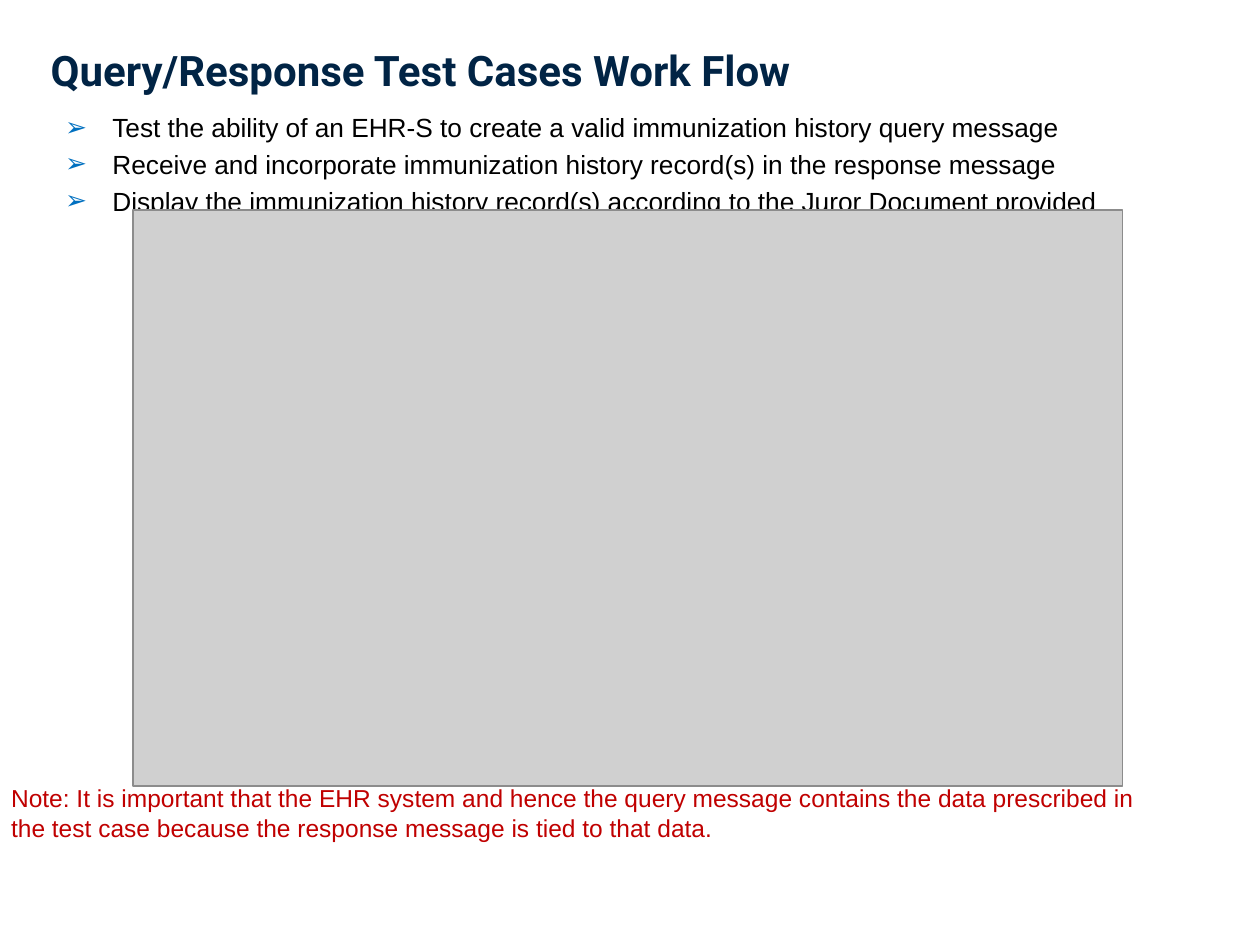
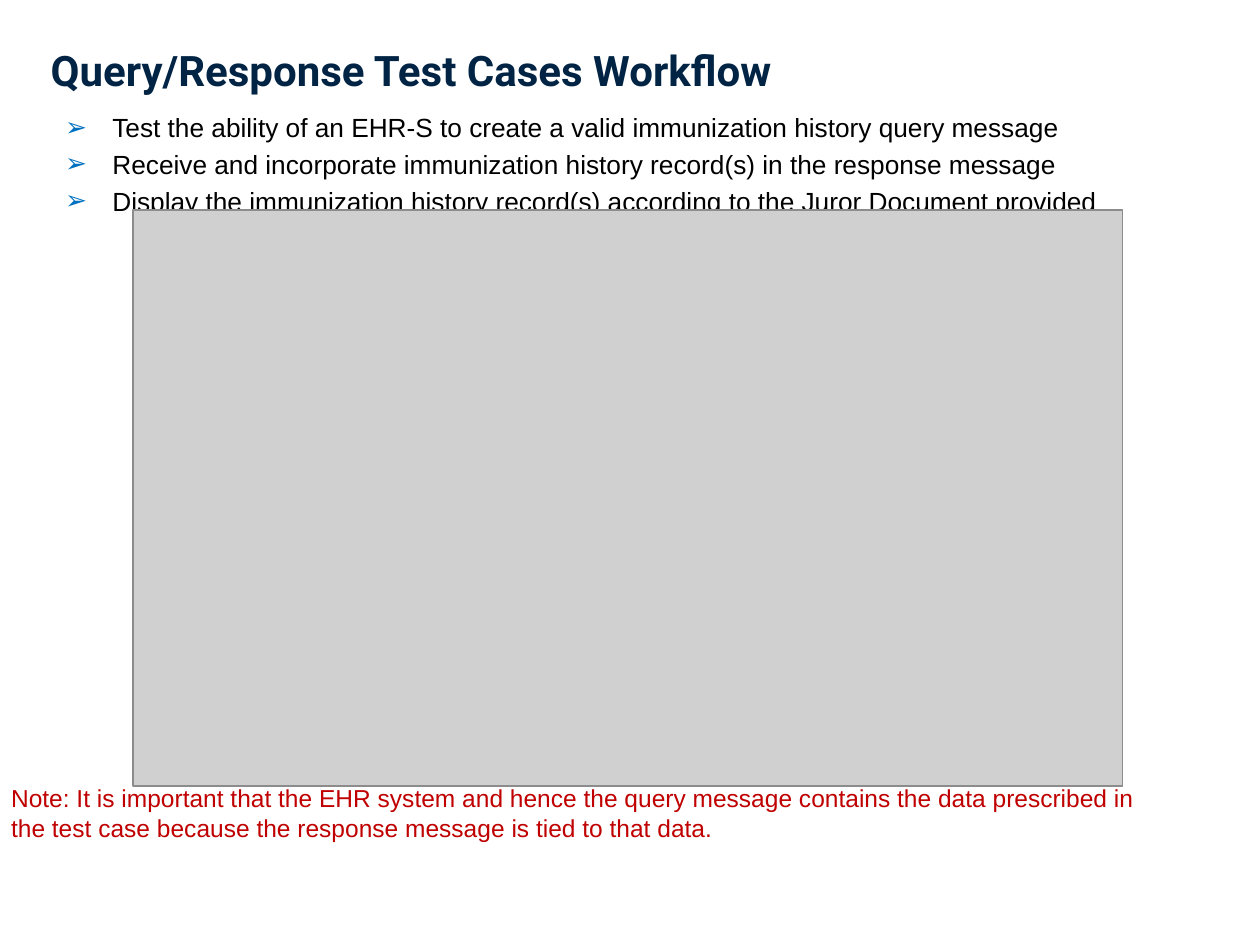
Before and after one commit to usnistgov/hit-iz-tool, a slide deck: slide 31 of hit-iz-resource/src/main/resources/Documentation/UserDocs/app/NIST-IZ-Tool-ATL-Training.pptx. Drawn at 1260x945 pixels with LibreOffice and Linux fonts; fonts in the diff are those of the drawing; grey boxes stand for pictures; background and template pictures are left out. Boxes give left, top, right and bottom in pixels: in the first picture for what was removed or moved away, otherwise in the second. Text is boxed around its words. In the diff, an @@ line names an element or a change of style, - is before the commit and + after.

Commit message:
prep for 2.0.14 removed : in test folder

```diff
--- a/hit-iz-resource/src/main/resources/Documentation/UserDocs/app/NIST-IZ-Tool-ATL-Training.pptx
+++ b/hit-iz-resource/src/main/resources/Documentation/UserDocs/app/NIST-IZ-Tool-ATL-Training.pptx
@@ title at box(51, 54, 771, 95): text changed @@
-Query/Response Test Cases Work Flow
+Query/Response Test Cases Workflow
```
Also in this commit, not shown: 22 other slides changed, 19 other files.
